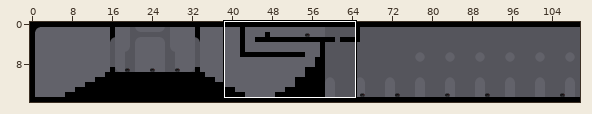
Tiled map (JSON): lib/content/maps/map_3.json. The picture above shows the old version from afar; the outline marks the close-up.
Close-up. Before:
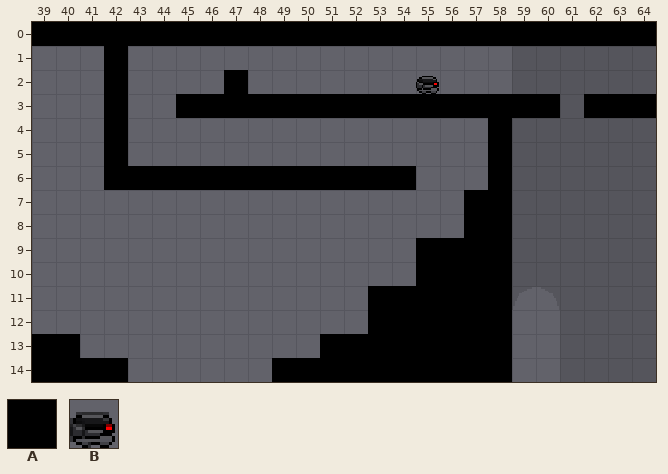
Cells are 16x16 px. Shown: x 39..64, y 0..14. Tiles whose own drawing changed are shown in their newer look in all pictures.
Key: from "map_tiles": A 4, B 32.
_ is an empty cell.
Layers that did not change in this view are not listed.
Layer "Tile Layer 1" before, first column x 39:
 0 AAAAAAAAAAAAAAAAAAAAAAAAAA
 1 ___A______________________
 2 ___A____A_______B_________
 3 ___A__AAAAAAAAAAAAAAAA_AAA
 4 ___A_______________A______
 5 ___A_______________A______
 6 ___AAAAAAAAAAAAA___A______
 7 __________________AA______
 8 __________________AA______
 9 ________________AAAA______
10 ________________AAAA______
11 ______________AAAAAA______
12 ______________AAAAAA______
13 AA__________AAAAAAAA______
14 AAAA______AAAAAAAAAA______
The same view after the edit:
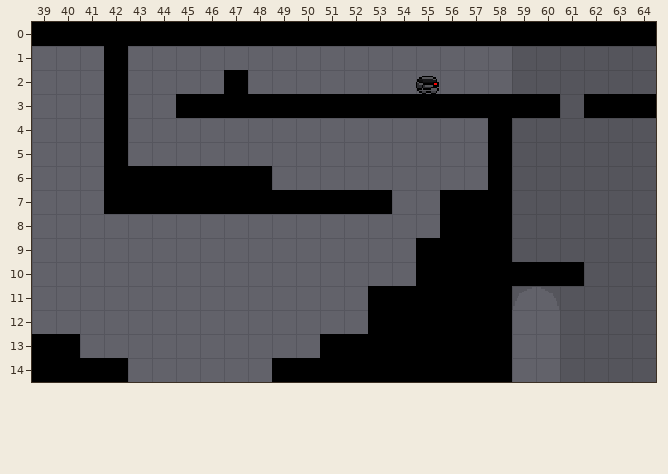
See-through tiles are keyed as they look on the map.
Change:
Layer "Tile Layer 1":
There is now tile A in row 7 at x 42 to 53 and 56; in row 8 at x 56; in row 10 at x 59 to 61.
The author cleared tile A in row 6 at x 49 to 54.
Changed places in both close-ups, as pixel boxes (x1, y1, x2, y2):
changed: (104, 166, 416, 214)
added: (440, 190, 464, 238)
added: (512, 262, 584, 286)
